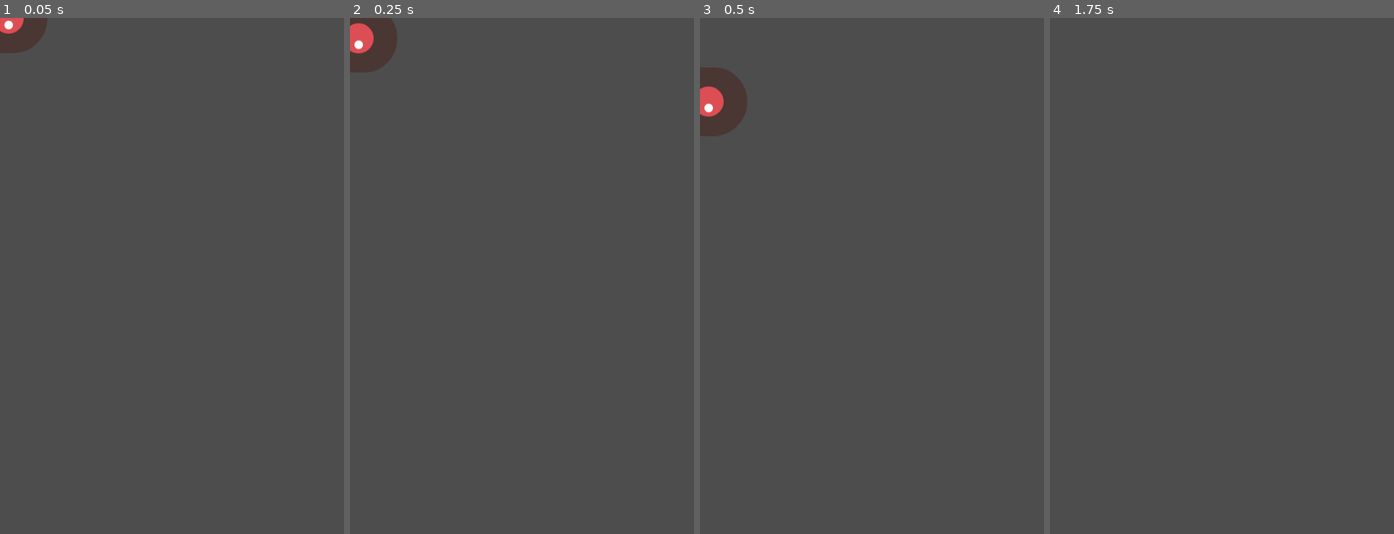
Above: before the commit, frames 1-4 (left to right).
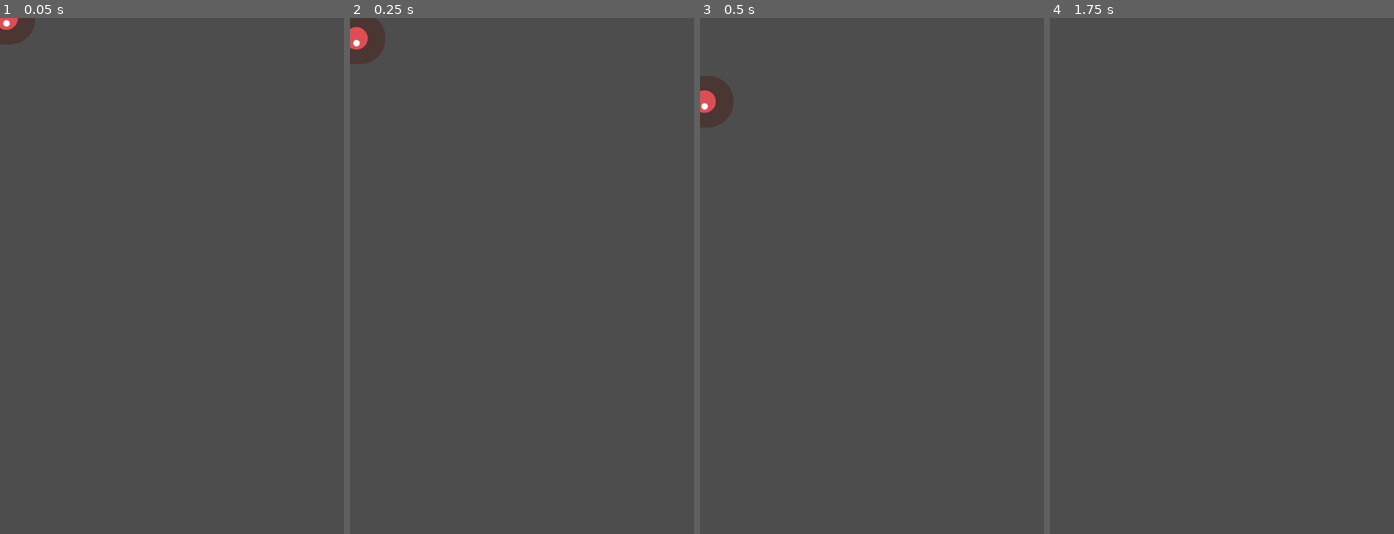
Above: after the commit, the same moments.

Repository: XavierMartineau/martineau_xavier_dodge_the_creeps
Game: Godot game, scene res://assets/scene/mob.tscn
Two runs of this game, one before a commit and one after it. Both use one fixed random seed, a clock stepped at 60 frames per second and the inputs below. This scene is started directly instead of the project's main scene.
Inputs:
- Up to frame 1 (0.05 s): no input
- Up to frame 2 (0.25 s): no input
- Up to frame 3 (0.5 s): no input
- Up to frame 4 (1.75 s): hold Right (move_right) 0.53-1.28 s; hold Down (move_down) from 1.28 s (still down)

The runs differ from the first frame. In frame 1, 0.4% of the frame differs, in the area x 0-14%, y 0-7%; in frame 2, 0.7%; in frame 3, 0.9%, in the area x 0-14%, y 9-23%; in frame 4, nothing differs.

Commit message:
projet/assets/scene/mob.tscnprojet/assets/script/mob.gdprojet/assets/script/mob.gd.uid

Diff:
--- a/projet/assets/scene/mob.tscn
+++ b/projet/assets/scene/mob.tscn
@@ -1,5 +1,6 @@
-[gd_scene load_steps=8 format=3 uid="uid://bul1qub13ouy3"]
+[gd_scene load_steps=10 format=3 uid="uid://bul1qub13ouy3"]
 
+[ext_resource type="Script" uid="uid://bupit87br0w0w" path="res://assets/script/mob.gd" id="1_e1xs4"]
 [ext_resource type="Texture2D" uid="uid://txbpn1s8njuo" path="res://assets/art/enemyFlyingAlt_1.png" id="1_rx8bo"]
 [ext_resource type="Texture2D" uid="uid://dlyecj1dna7wc" path="res://assets/art/enemyFlyingAlt_2.png" id="2_e1xs4"]
 [ext_resource type="Texture2D" uid="uid://cyqvl3orfjfxj" path="res://assets/art/enemySwimming_1.png" id="3_ru2yg"]
@@ -43,14 +44,22 @@
 "speed": 3.0
 }]
 
+[sub_resource type="CapsuleShape2D" id="CapsuleShape2D_rx8bo"]
+radius = 36.0
+height = 108.0
+
 [node name="mob" type="RigidBody2D"]
 collision_mask = 0
+script = ExtResource("1_e1xs4")
 metadata/_edit_group_ = true
 
 [node name="AnimatedSprite2D" type="AnimatedSprite2D" parent="."]
+scale = Vector2(0.75, 0.75)
 sprite_frames = SubResource("SpriteFrames_lklk8")
-animation = &"walk"
+animation = &"swim"
 
 [node name="CollisionShape2D" type="CollisionShape2D" parent="."]
+rotation = 1.5708
+shape = SubResource("CapsuleShape2D_rx8bo")
 
 [node name="VisibleOnScreenNotifier2D" type="VisibleOnScreenNotifier2D" parent="."]
--- /dev/null
+++ b/projet/assets/script/mob.gd
@@ -0,0 +1,7 @@
+extends RigidBody2D
+func _ready():
+	var mob_types = Array($AnimatedSprite2D.sprite_frames.get_animation_names())
+	$AnimatedSprite2D.animation = mob_types.pick_random()
+	$AnimatedSprite2D.play()
+func _on_visible_on_screen_notifier_2d_screen_exited():
+	queue_free()
Not shown, added: projet/assets/script/mob.gd.uid
